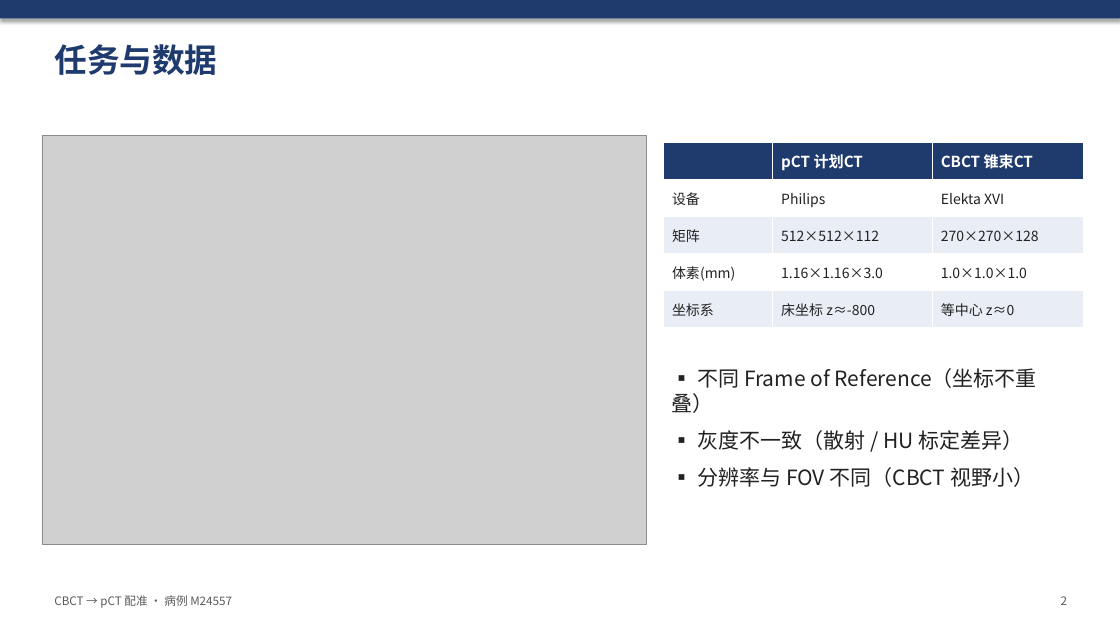
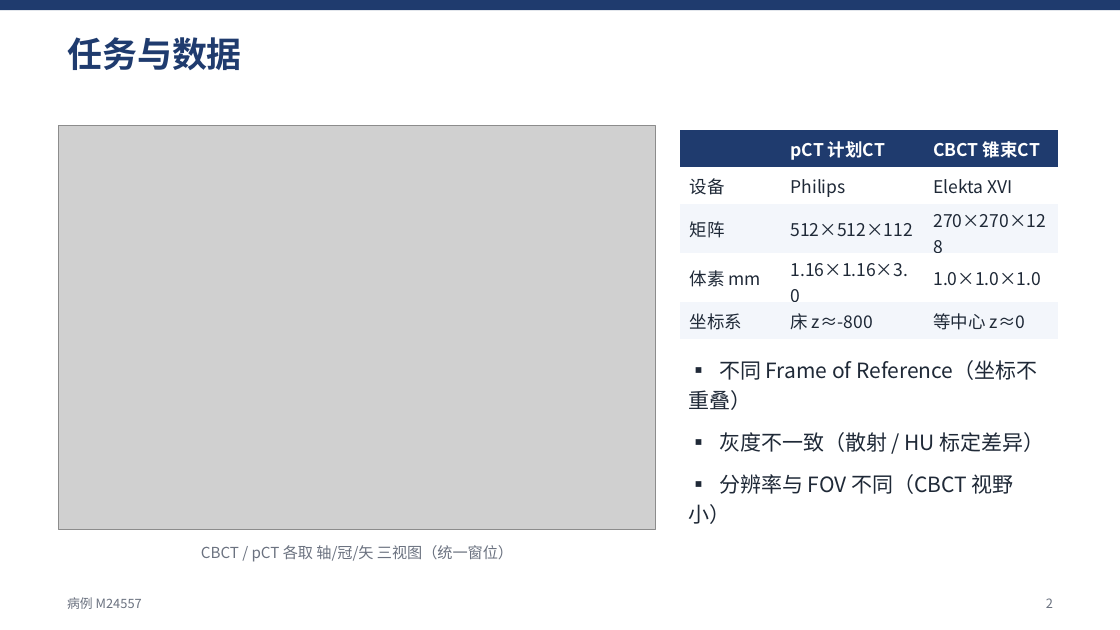
Before and after one commit to develop-yang/Task, a slide deck: slide 2 of results_sample/CBCT_pCT_配准汇报.pptx. Drawn at 1120x630 pixels with LibreOffice and Linux fonts; fonts in the diff are those of the drawing; grey boxes stand for pictures. Boxes give left, top, right and bottom in pixels: in the first picture for what was removed or moved away, otherwise in the second. Text is boxed around its words. In the diff, an @@ line names an element or a change of style, - is before the commit and + after.

```diff
--- a/results_sample/CBCT_pCT_配准汇报.pptx
+++ b/results_sample/CBCT_pCT_配准汇报.pptx
@@ rectangle: place and size @@
-rectangle at [0,0,1120,18]
+rectangle at [0,0,1120,10]
@@ rectangle at [0,0,1120,10]: shadow off @@
@@ text "任务与数据": place and size @@
-text "任务与数据" at [54,44,217,75]
+text "任务与数据" at [67,37,242,70]
@@ text "任务与数据" at [67,37,242,70]: size 28 to 30 pt @@
@@ picture: place and size @@
-picture at [42,135,647,544]
+picture at [59,126,655,529]
@@ table at [681,130,1059,334] @@
-row 4, column 1: 体素(mm)
+row 4, column 1: 体素 mm
-row 5, column 2: 床坐标 z≈-800
+row 5, column 2: 床 z≈-800
@@ fill #E9EEF6 to #F3F6FB in 6 cells @@
@@ size 13 to 15 pt in "pCT 计划CT", "CBCT 锥束CT" @@
@@ size 12 to 15 pt, text colour #222222 to #1F2937 in "设备", "Philips", "Elekta XVI", "矩阵" and 6 more places @@
@@ borders changed @@
@@ table: place and size @@
-table at [664,143,1084,328]
+table at [681,130,1059,334]
@@ text "▪ 不同 Frame of Reference（坐标不重叠）": place and size @@
-text "▪ 不同 Frame of Reference（坐标不重叠）" at [672,368,1037,487]
+text "▪ 不同 Frame of Reference（坐标不重叠）" at [689,360,1045,524]
@@ text "▪ 不同 Frame of Reference（坐标不重叠）" at [689,360,1045,524]: text colour #222222 to #1F2937; line spacing 1 to 1.2 @@
@@ text added at [201,545,513,562], 13 pt, text #6B7280 @@
+CBCT / pCT 各取 轴/冠/矢 三视图（统一窗位）
@@ text at [67,597,142,609]: text changed; size 10 to 11 pt; text colour #5A5A5A to #6B7280 @@
-CBCT → pCT 配准 · 病例 M24557
+病例 M24557
@@ text "2": place and size @@
-text "2" at [1061,596,1067,605]
+text "2" at [1046,598,1053,608]
@@ text "2" at [1046,598,1053,608]: size 10 to 11 pt, text colour #5A5A5A to #6B7280 @@
```
Also in this commit, not shown: 9 other slides changed, 8 other files.
